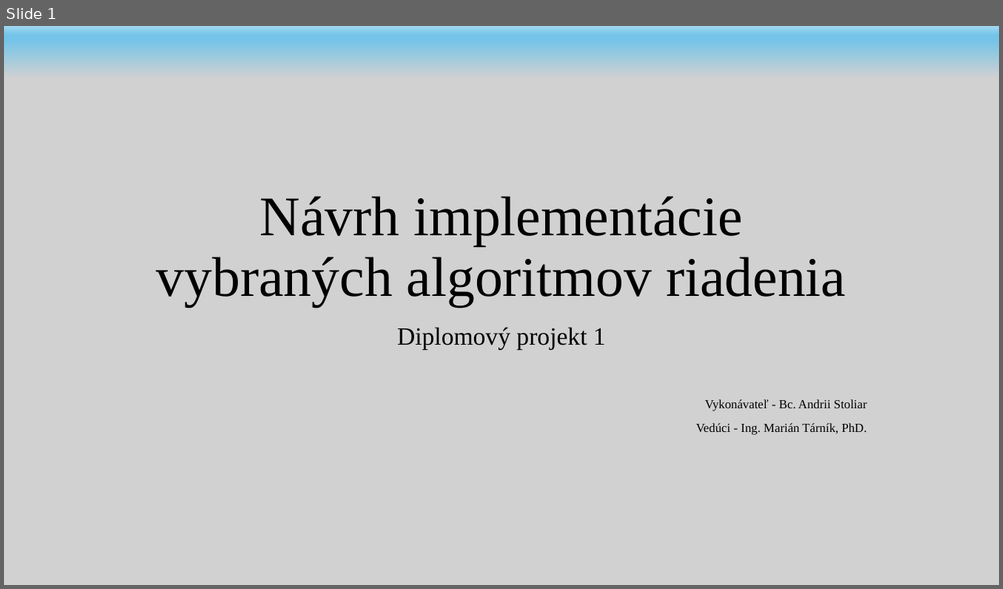
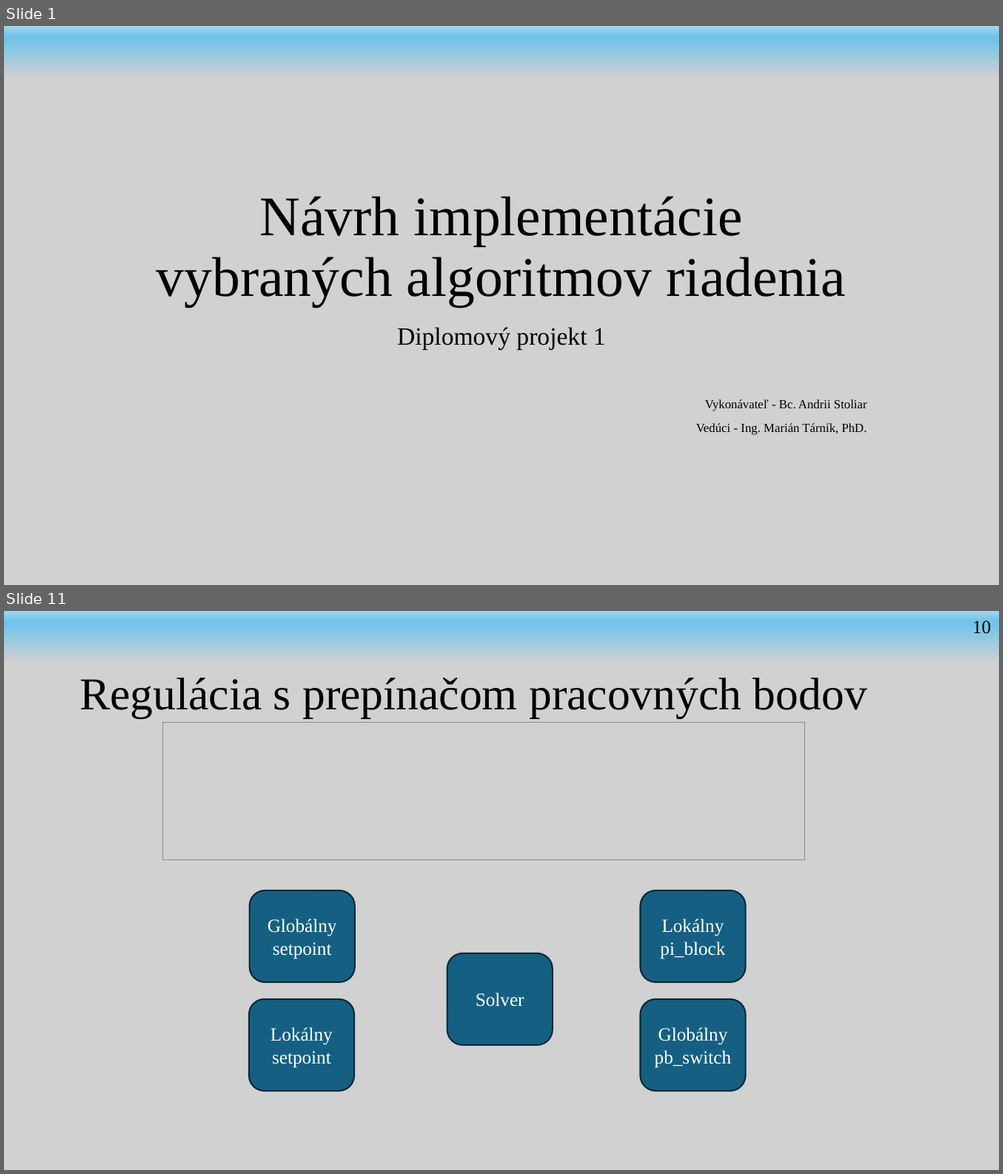
Before and after one commit to andrii-stoliar/DP-Stoliar, a slide deck: Prez/DP1-prez.potx. Shown one above the other, each under a label of ours: slide 1 before the commit, slides 1 and 11 after it; the slides between them are not shown. The pictures are 1003x589 and 1003x1174 pixels, drawn with LibreOffice and Linux fonts; fonts in the diff are those of the drawing; grey boxes stand for pictures; background and template pictures are left out. Boxes give left, top, right and bottom in pixels: in the first picture for what was removed or moved away, otherwise in the second. Text is boxed around its words. In the diff, an @@ line names an element or a change of style, - is before the commit and + after.

```diff
--- a/Prez/DP1-prez.potx
+++ b/Prez/DP1-prez.potx
@@ slide 11 added at (4, 611, 999, 1170), background #D1D1D1; not listed: 1 template element that a slide beside it also shows @@
@@ text added at (972, 621, 990, 634), 18 pt, text #000000 @@
+10
@@ title added at (79, 678, 867, 718), 44 pt, text #000000 @@
+Regulácia s prepínačom pracovných bodov
@@ picture added at (163, 723, 805, 860) @@
@@ rounded rectangle added at (250, 891, 355, 982), fill #156082, outline #092A39 1.5 pt, 18 pt, text #FFFFFF @@
+Globálny setpoint
@@ rounded rectangle added at (640, 891, 745, 982), fill #156082, outline #092A39 1.5 pt, 18 pt, text #FFFFFF @@
+Lokálny pi_block
@@ rounded rectangle added at (447, 954, 552, 1045), fill #156082, outline #092A39 1.5 pt, 18 pt, text #FFFFFF @@
+Solver
@@ rounded rectangle added at (249, 999, 354, 1091), fill #156082, outline #092A39 1.5 pt, 18 pt, text #FFFFFF @@
+Lokálny setpoint
@@ rounded rectangle added at (640, 999, 745, 1091), fill #156082, outline #092A39 1.5 pt, 18 pt, text #FFFFFF @@
+Globálny pb_switch
```
Also in this commit, not shown: 2 slides changed, 10 other slides added, 1 slide removed, 27 other files.
